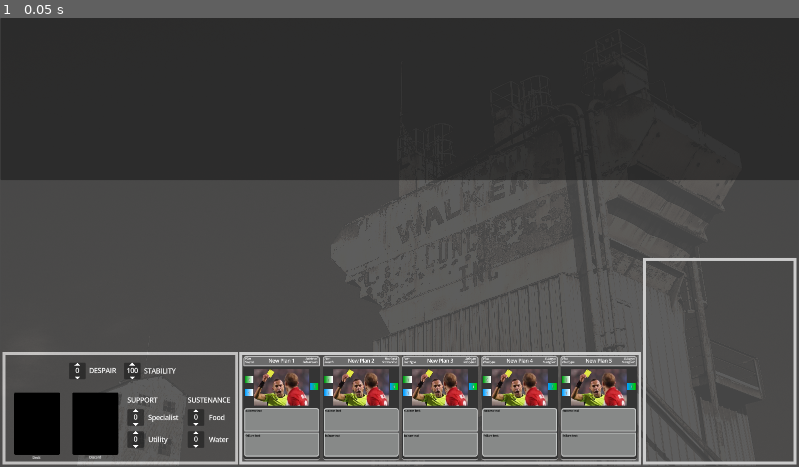
Above: before the commit, frame 1.
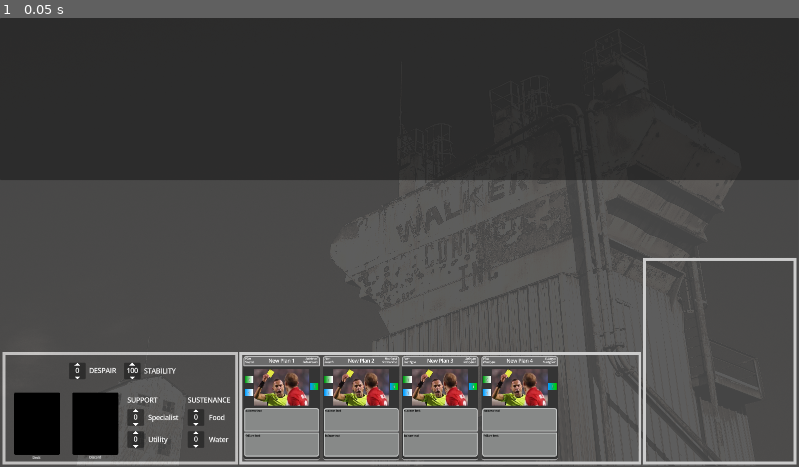
Above: after the commit, the same moment.

Repository: coreyames/enclaves-cg
Game: Godot game, scene res://Board.tscn
Same seed, same stepped clock (60 frames per second), same inputs: the game is played once before the commit and once after it.
Inputs:
- Up to frame 1 (0.05 s): no input

The runs differ from the first frame. In frame 1, 1.9% of the frame differs, in the area x 70-80%, y 75-99%.

Commit message:
a lot of card drag and drop work

Diff:
--- a/Board.tscn
+++ b/Board.tscn
@@ -42,7 +42,8 @@
 [node name="Background" type="TextureRect" parent="." unique_id=212307771]
 modulate = Color(2.0606077, 1.7730843, 1.5574417, 0.09411765)
 layout_mode = 0
-offset_right = 7572.0
+offset_left = -0.99999994
+offset_right = 7571.0
 offset_bottom = 5152.0
 scale = Vector2(0.25331205, 0.2092717)
 mouse_filter = 2
@@ -239,9 +240,17 @@
 [node name="Detail" parent="DetailView" unique_id=1709306070 instance=ExtResource("3_hq5ls")]
 position = Vector2(10, 10)
 scale = Vector2(3.17, 3.17)
+input_pickable = false
 
 [node name="OpponentRegion" type="Panel" parent="." unique_id=1659057248]
 layout_mode = 0
-offset_right = 1920.0
+offset_left = -1.0
+offset_right = 1919.0
 offset_bottom = 390.0
 mouse_filter = 2
+
+[node name="PlayerRegion" type="Area2D" parent="." unique_id=2098450578]
+position = Vector2(-1, 390)
+
+[node name="CollisionPolygon2D" type="CollisionPolygon2D" parent="PlayerRegion" unique_id=1854783127]
+polygon = PackedVector2Array(0, 0, 0, 414, 1545, 414, 1545, 187, 1918, 187, 1919, 0)
--- a/SignalBus.gd
+++ b/SignalBus.gd
@@ -1,6 +1,6 @@
 extends Node
 
+@warning_ignore_start("unused_signal")
 signal card_hovered(card: Card)
-
-func emit_card_hovered(card: Card) -> void:
-	card_hovered.emit(card)
+signal card2d_grabbed(card2D: Card)
+signal card2d_dropped(dropped_at: Vector2)
--- a/board.gd
+++ b/board.gd
@@ -7,6 +7,10 @@
 var hand: Array[Card]         = []
 var hand_slots: Array[Card2D] = []
 var current_detail: Card
+var mouse_in_player_region: bool = false
+var grabbed_card2d: Card2D
+var grabbed_card2d_start_position: Vector2
+
 const card_2d_scene: PackedScene   = preload("res://Card2D.tscn")
 const base_card_scene: PackedScene = preload("res://Card.tscn")
 const plan_card_scene: PackedScene = preload("res://PlanCard.tscn")
@@ -17,11 +21,13 @@
 var values: Dictionary[String, int]
 
 func _ready() -> void:
+	# load active cardset
 	cardset = load_cards("res://cards.json")
 	if cardset.size() < 1:
 		print("failed loading cardset")
 		return
 
+	# load list and copy to active deck
 	decklist = load_decklist("res://decklist.json")
 	if decklist.size() < 1:
 		print("failed loading decklist")
@@ -32,6 +38,7 @@
 	$Deck/Card.flip()
 	$Discard/Card.flip()
 
+	# setup value tracker and tie to ui
 	values.water      = 0
 	values.food       = 0
 	values.specialist = 0
@@ -46,6 +53,7 @@
 	$DespairValue.value_changed.connect(_on_update_despair_value)
 	$StabilityValue.value_changed.connect(_on_update_stability_value)
 
+	# slot references
 	hand_slots = [
 		$HandZone/Slot1,
 		$HandZone/Slot2,
@@ -54,13 +62,24 @@
 		$HandZone/Slot5,
 	]
 
-	for i: int in range(hand_slots.size()):
+	# draw hand
+	#for i: int in range(hand_slots.size()):
+	for i: int in range(hand_slots.size()-1):
 		draw_card_to_hand()
 
 	SignalBus.card_hovered.connect(_on_card_hovered)
-	return
-
-
+	$PlayerRegion.mouse_entered.connect(_on_mouse_entered_player_region)
+	$PlayerRegion.mouse_exited.connect(_on_mouse_exited_player_region)
+	SignalBus.card2d_grabbed.connect(_on_card2d_grabbed)
+	SignalBus.card2d_dropped.connect(_on_card2d_dropped)
+	return
+
+func _input(event: InputEvent) -> void:
+	if event.is_action_pressed("menu"):
+		get_tree().quit()
+	return
+
+# load entire list of available cards
 func load_cards(path: String) -> Array[Card]:
 	var file_text: String = FileAccess.get_file_as_string(path)
 	var _cardset: Array[Card] = []
@@ -79,6 +98,7 @@
 			_cardset.append(new_card)
 	return _cardset
 
+# dupe cards from cardset to create decklist for use in game
 func load_decklist(path: String) -> Array[Card]:
 	var file_text: String = FileAccess.get_file_as_string(path)
 	var _decklist: Array[Card] = []
@@ -96,6 +116,7 @@
 			print("unable to find card by id %d" % [id])
 	return _decklist
 
+# for building decklist from ids
 func from_cardset_by_id(id: int) -> Card:
 	var find_func: Callable = func(card: Card) -> bool:
 		return card.id == id
@@ -104,6 +125,7 @@
 		return null
 	return cardset[idx]
 
+# draw a card and update the hand
 func draw_card_to_hand() -> bool:
 	if deck.size() < 1:
 		print("deck empty! can't draw")
@@ -115,6 +137,7 @@
 	update_hand_zone()
 	return true
 
+# card draw results in hand "rerender"
 func update_hand_zone() -> void:
 	for slot: Card2D in hand_slots:
 		slot.remove_card()
@@ -124,31 +147,10 @@
 		idx += 1
 	return
 
-func _on_update_water_value(_old: int, value: int) -> void:
-	values.water = value
-	return
-
-func _on_update_food_value(_old: int, value: int) -> void:
-	values.food = value
-	return
-
-func _on_update_specialist_value(_old: int, value: int) -> void:
-	values.specialist = value
-	return
-
-func _on_update_utility_value(_old: int, value: int) -> void:
-	values.utility = value
-	return
-
-func _on_update_despair_value(_old: int, value: int) -> void:
-	values.despair = value
-	return
-
-func _on_update_stability_value(_old: int, value: int) -> void:
-	values.stability = value
-	return
-
+# dupe to replace card in detail view on mouseover
 func _on_card_hovered(card: Card) -> void:
+	if grabbed_card2d:
+		return
 	var dupe_card: Card = card.duplicate()
 	dupe_card.load_card()
 	if $DetailView/Detail.card:
@@ -156,7 +158,45 @@
 	$DetailView/Detail.add_card(dupe_card)
 	return
 
-func _input(event: InputEvent) -> void:
-	if event.is_action_pressed("menu"):
-		get_tree().quit()
-	return
+func _on_card2d_grabbed(card2d: Card2D) -> void:
+	grabbed_card2d_start_position = card2d.global_position
+	grabbed_card2d = card2d
+	return
+
+func _on_card2d_dropped(dropped_at: Vector2) -> void:
+	if !mouse_in_player_region:
+		if grabbed_card2d_start_position:
+			grabbed_card2d.global_position = grabbed_card2d_start_position
+	elif grabbed_card2d.get_parent() == $HandZone:
+		grabbed_card2d.get_parent().remove_child(grabbed_card2d)
+		add_child(grabbed_card2d)
+		grabbed_card2d.global_position = dropped_at
+	grabbed_card2d = null
+	grabbed_card2d_start_position = Vector2.INF
+	return
+
+# simple responses to ui updates
+func _on_update_water_value(_old: int, value: int) -> void:
+	values.water = value
+	return
+func _on_update_food_value(_old: int, value: int) -> void:
+	values.food = value
+	return
+func _on_update_specialist_value(_old: int, value: int) -> void:
+	values.specialist = value
+	return
+func _on_update_utility_value(_old: int, value: int) -> void:
+	values.utility = value
+	return
+func _on_update_despair_value(_old: int, value: int) -> void:
+	values.despair = value
+	return
+func _on_update_stability_value(_old: int, value: int) -> void:
+	values.stability = value
+	return
+func _on_mouse_entered_player_region() -> void:
+	mouse_in_player_region = true
+	return
+func _on_mouse_exited_player_region() -> void:
+	mouse_in_player_region = false
+	return
--- a/card2D.gd
+++ b/card2D.gd
@@ -35,9 +35,11 @@
 			if can_grab:
 				card.mouse_default_cursor_shape = Control.CURSOR_DRAG
 				grabbed = true
-		elif event.is_action_released("select"):
+				SignalBus.card2d_grabbed.emit(self)
+		elif event.is_action_released("select") && grabbed:
 			card.mouse_default_cursor_shape = Control.CURSOR_POINTING_HAND
 			grabbed = false
+			SignalBus.card2d_dropped.emit(event.global_position)
 	elif event is InputEventMouseMotion && grabbed:
 		var mouse_delta: Vector2 = event.relative
 		position += mouse_delta
--- a/decklist.json
+++ b/decklist.json
@@ -1,7 +1,7 @@
 {
     "Name" : "test decklist",
     "Plans": [
-        0,1,2,3,4,5,6,7,8,9
+        0,1,2,3
     ],
     "Specialists":   [],
     "Utilities":     [],
